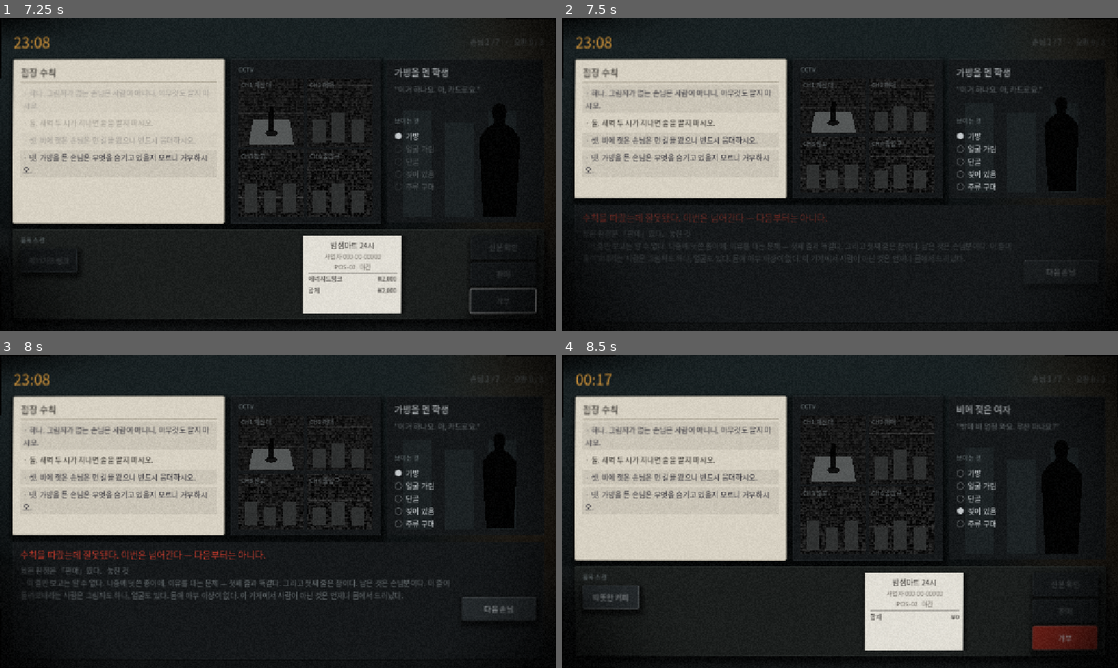
Above: before the commit, frames 1-4 (two rows, left to right).
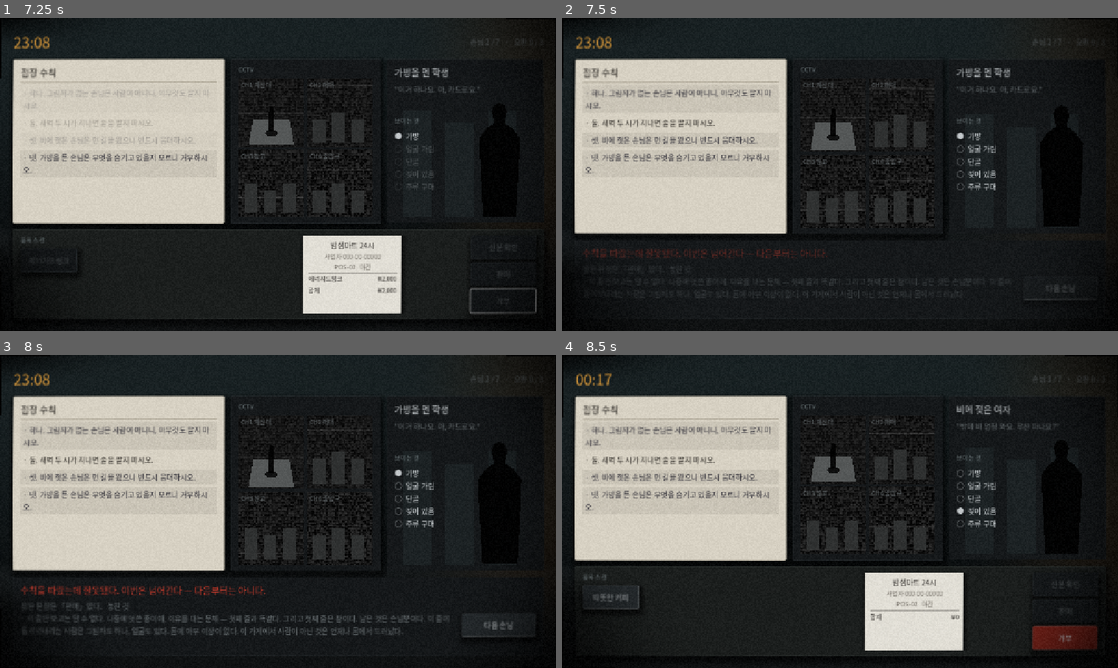
Above: after the commit, the same moments.

Repository: tjgksmf1012/GameProject1
Game: Godot game, scene res://main/title_screen.tscn
Two runs of this game, one before a commit and one after it. Both use one fixed random seed, a clock stepped at 60 frames per second and the inputs below.
Inputs (mouse positions are in pixels of both pictures, inside the frame that each line leads up to):
- Up to frame 1 (7.25 s): tap Enter at 0.5 s; move the mouse to (400, 158) at 0.52 s; click (400, 158) at 0.67 s; tap Space at 0.77, 5.27, 6.77 s; click "컵라면" at 1.25 s; click "판매" at 2 s; click "다음 손님" at 2.75 s; click "에너지드링크" at 3.5 s; click "거부" at 4.25 s; move the mouse to (166, 190) at 5.02 s; click (166, 190) at 5.17 s; move the mouse to (333, 105) at 5.77 s; click (333, 105) at 5.92 s; move the mouse to (250, 237) at 6.52 s; click (250, 237) at 6.67 s
- Up to frame 2 (7.5 s): move the mouse to (1006, 221) at 7.27 s; click (1006, 221) at 7.42 s
- Up to frame 3 (8 s): tap Space at 7.52 s
- Up to frame 4 (8.5 s): click "다음 손님" at 8 s

Frame 1 is identical in both runs. In frame 2, 8.4% of the frame differs, in the area x 2-94%, y 22-91%; in frame 3, 11%; in frame 4, nothing differs.

Commit message:
결과 패널 — 판정 직후 화면 아래 40%가 빈 상자였다
판정 직후는 이 게임의 감정적 정점인데, 설명이 붙는 순간 패널이 무조건 272px로
잡히고 내용은 90px뿐이라 아래 150px가 통째로 비었다. 손님 대부분이 여기서
「빈 상자를 보고 다음 손님」을 누른다.

내용에 맞추되 위아래로 가뒀다. 자유롭게 늘리면 밤 4에서 그랬듯 버튼이 화면 밖으로
나가고, 고정하면 지금처럼 빈다.

  정상 응대   182  (그대로 — POS와 같은 높이라 화면이 안 튄다)
  단서 1개    272 → 182   90px가 클립보드로 돌아간다
  단서 3개    272 → 222   50px, 그리고 이제 아무것도 안 잘린다

**세 번 틀리고 나서 맞췄다.** 전부 「언제 재느냐」였다.

  call_deferred  — 너무 이르다. 폭이 1px일 때 재서 두 줄짜리 글이 135줄로 나왔다.
                   [fit] 줄=135 줄높이=23 헤드=473 폭=1 → wanted=3614
  _detail.resized — **폭이 안 바뀌면 안 온다.** 둘째 손님부터 신호가 없어
                   첫 손님만 고쳐지고 나머지는 계속 272에 머물렀다.
  프레임 4개 추적 — 이건 온다. 그런데 딱 맞게 계산했더니 4px가 모자라
                   「일곱. 얼굴을 볼 수 없는 손님에게는」이 반쯤 잘렸다.

마지막 것이 제일 나빴다. 잘린 그 줄이 **공정성 불변식 3이 지키라는 놓친 단서**다.
남는 자리보다 잘린 단서가 나쁘므로 한 줄 여유를 준다. 흔한 실패는 어차피
바닥(182)에 걸려 이 여유가 공짜다. 잰 값 중 가장 큰 것을 쓰는 것도 남겨뒀다 —
줄이면 스크롤 막대가 생기고 막대가 생기면 글이 좁아져 줄 수가 또 는다.

세 경우 다 스크린샷으로 확인했다. 상자 모형을 계산으로 끝까지 파고들 수도 있지만
여기서 틀렸을 때 잃는 것이 단서라 눈으로 봐야 했다.

확인만 하고 끝난 것: 밤 7 화면에서 수칙 여럿이 흐려 보여 단서가 죽는 줄 알았는데
F-07 3초 리플레이가 놓친 줄을 짚는 연출이었다. --step=40 으로 찍으면 리플레이
도중에 걸린다. 결함 아님.

검사 12,201개 통과 · solver_audit 0 · 종이 대비 4.03% · 배치 692 ≤ 720
result_panel.gd 199줄

Co-Authored-By: Claude Opus 5 <noreply@anthropic.com>
Claude-Session: https://claude.ai/code/session_014F8DT8njh3GETXsoPzJ37U

Diff:
--- a/ui/result_panel.gd
+++ b/ui/result_panel.gd
@@ -11,12 +11,19 @@
 
 const RISE_DURATION := 0.26
 const BUTTON_SIZE := Vector2(170, 44)
+## 배치가 돌 때까지 높이 재기를 몇 프레임 따라가는가.
+const FIT_FRAMES := 4
 
 ## 정상 응대는 한 줄이면 끝난다. 실패는 아니다 — **놓친 단서를 끝까지 읽게 하는 것이
 ## 이 패널의 존재 이유다** (공정성 불변식 3). 그래서 설명이 있을 때만 자리를 더 가져간다.
 ## 위쪽 행이 EXPAND_FILL이라 그만큼 줄어든다. 클립보드와 손님은 그대로 보인다.
 ## 정상 응대는 POS와 **같은 높이**로 둔다. 손님 대부분은 정상 응대이고,
 ## 그때마다 화면이 위아래로 튀면 게임이 불안해 보인다. 여백보다 안정이 낫다.
+##
+## 실패는 이 둘 **사이 어디든** 될 수 있다. 예전에는 설명이 있으면 무조건 272였고,
+## 단서가 한 줄뿐인 흔한 실패에서 패널 아래 150px가 통째로 비었다 — 판정 직후는
+## 이 게임의 감정적 정점인데 화면 아래 40%가 빈 상자였다. 그렇다고 자유롭게 늘리면
+## 밤 4에서 그랬듯 버튼이 화면 밖으로 나간다. 그래서 **내용에 맞추되 위아래로 가둔다.**
 const HEIGHT_BRIEF := 182
 const HEIGHT_EXPLAINED := 272
 
@@ -28,6 +35,10 @@
 var _detail_scroll: ScrollContainer = null
 var _button: Button = null
 var _body: VBoxContainer = null
+## 높이를 재려고 남은 프레임 수 (`_process` 참고).
+var _fit_frames: int = 0
+## 이번 결과에서 잰 높이 중 가장 큰 것.
+var _fit_wanted: float = 0.0
 
 
 func _init() -> void:
@@ -100,11 +111,54 @@
 func _reveal(button_text: String) -> void:
 	_button.text = button_text
 	visible = true
+	# 일단 최대로 잡아 **줄바꿈이 잘리지 않은 상태**에서 재게 한다. 좁게 잡아두고 재면
+	# 스크롤이 글을 감춘 채로 "짧다"고 답한다.
 	custom_minimum_size = Vector2(
 		0, HEIGHT_EXPLAINED if _detail.text != "" else HEIGHT_BRIEF)
 	# 새 결과는 항상 맨 위부터 읽는다. 앞 손님에서 내려둔 스크롤이 남아 있으면 안 된다.
 	_detail_scroll.scroll_vertical = 0
+	_fit_wanted = 0.0
+	_fit_frames = FIT_FRAMES if _detail.text != "" else 0
+	set_process(_fit_frames > 0)
 	Juice.fade_in(_body, RISE_DURATION)
+
+
+## 배치가 끝난 뒤에 재려고 몇 프레임 따라간다.
+##
+## 신호로 잡으려다 두 번 틀렸다. `call_deferred`는 너무 일러서 폭이 1px일 때 재고
+## (두 줄짜리 글이 135줄로 나왔다), `_detail.resized`는 **폭이 안 바뀌면 안 온다** —
+## 둘째 손님부터 신호가 없어 첫 손님만 고쳐지고 있었다. 프레임을 세는 쪽이 정직하다.
+func _process(_delta: float) -> void:
+	_fit_frames -= 1
+	_fit_to_content()
+	if _fit_frames <= 0:
+		set_process(false)
+
+
+## 설명 길이에 맞춰 패널을 줄인다.
+##
+## 단서가 여러 줄이면 272를 다 쓰고 넘치면 스크롤한다. 한 줄이면 182로 줄어
+## 아래 90px가 위쪽 행으로 돌아간다 — 빈 상자 대신 클립보드가 그만큼 더 보인다.
+##
+## **폭이 정해진 뒤라야 줄 수를 알 수 있다.** 아직이면 그냥 돌아가고 다음 프레임에 다시 온다.
+##
+## 잰 값 중 **가장 큰 것**을 쓴다. 줄이면 스크롤 막대가 생기고, 막대가 생기면 글이 좁아져
+## 줄 수가 늘고, 그러면 아까 잰 높이로는 마지막 줄이 잘린다. 실제로 잘렸다 —
+## 「일곱. 얼굴을 볼 수 없는 손님에게는」 이 반쯤 잘린 채로 화면에 남았고,
+## **그 줄이 바로 공정성 불변식 3이 지키라는 놓친 단서다.** 남는 자리보다 잘린 단서가 나쁘다.
+func _fit_to_content() -> void:
+	if not visible or _detail.size.x <= 1.0:
+		return
+	var box := get_theme_stylebox("panel") as StyleBoxFlat
+	var padding := box.content_margin_top + box.content_margin_bottom if box != null else 28.0
+	var head := float(_headline.get_line_count()) * float(_headline.get_line_height())
+	# **한 줄 여유를 준다.** 딱 맞게 계산하면 4px가 모자라 마지막 줄이 반쯤 잘렸다.
+	# 상자 모형을 끝까지 파고들 수도 있지만, 여기서 틀렸을 때 잃는 것이 「놓친 단서」다.
+	# 흔한 실패는 어차피 바닥(182)에 걸려 이 여유가 공짜다.
+	var text_height := float(_detail.get_line_count() + 1) * float(_detail.get_line_height())
+	var wanted := head + float(_body.get_theme_constant("separation")) + text_height + padding
+	_fit_wanted = maxf(_fit_wanted, wanted)
+	custom_minimum_size.y = clampf(_fit_wanted, HEIGHT_BRIEF, HEIGHT_EXPLAINED)
 
 
 func hide_panel() -> void:
